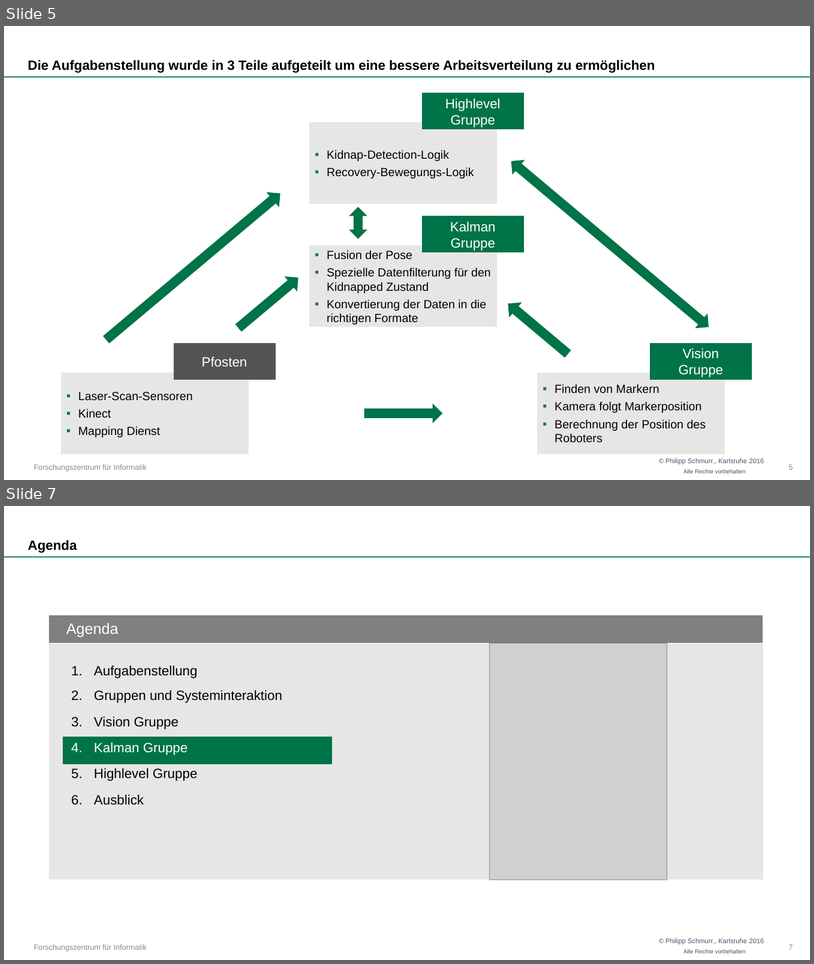
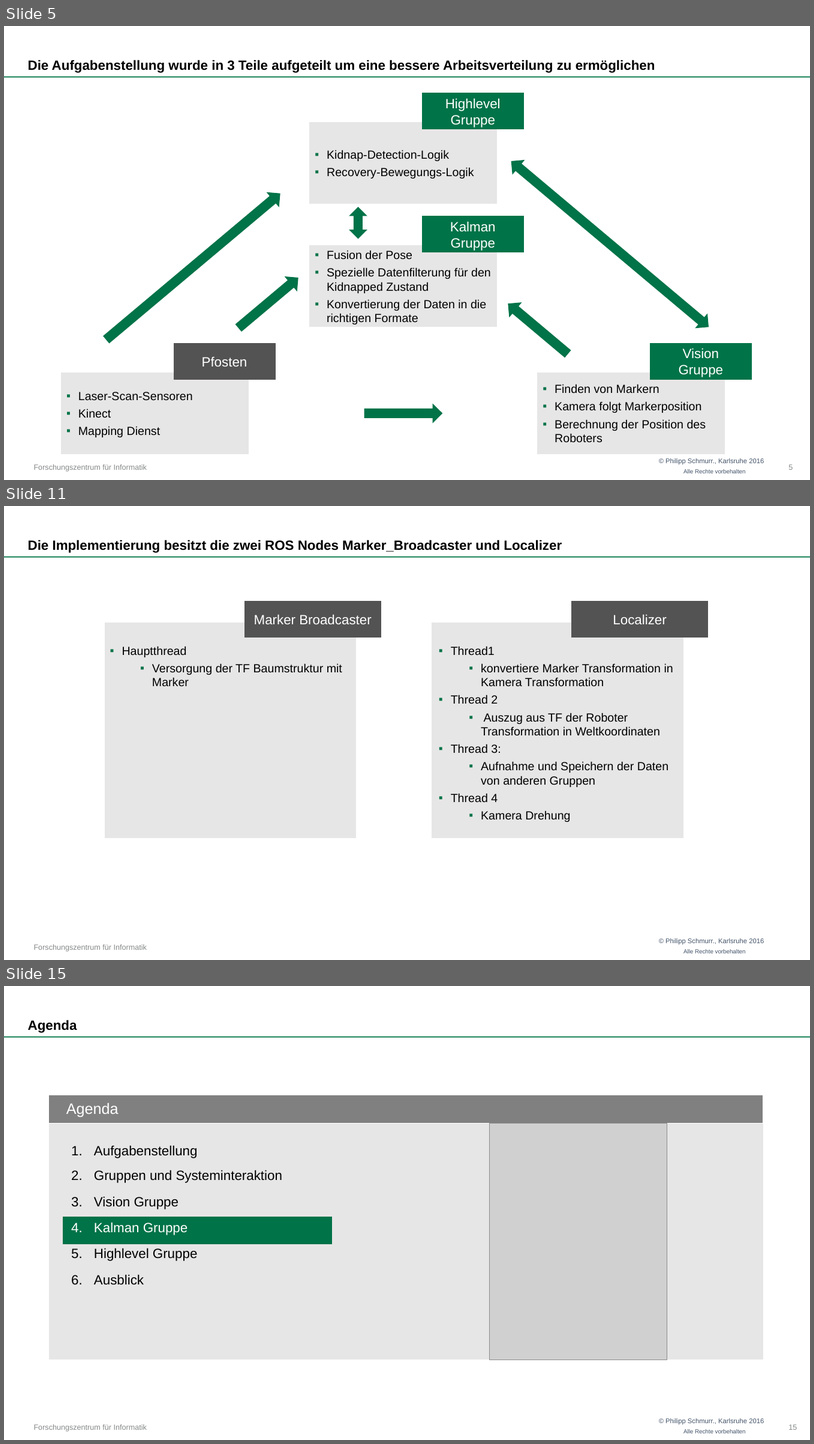
Before and after one commit to OtonoKakuei/robprak1516-documentation, a slide deck: robprak1516-presentation.pptx. Shown one above the other, each under a label of ours: slides 5 and 7 before the commit, slides 5, 11 and 15 after it; the slides between them are not shown. The pictures are 814x964 and 814x1444 pixels, drawn with LibreOffice and Linux fonts; fonts in the diff are those of the drawing; grey boxes stand for pictures; background and template pictures are left out. Boxes give left, top, right and bottom in pixels: in the first picture for what was removed or moved away, otherwise in the second. Text is boxed around its words. In the diff, an @@ line names an element or a change of style, - is before the commit and + after.

```diff
--- a/robprak1516-presentation.pptx
+++ b/robprak1516-presentation.pptx
@@ slide 11 added at bbox=[4, 506, 810, 960], background #FFFFFF; not listed: 4 template elements that a slide beside it also shows @@
@@ title added at bbox=[28, 540, 562, 553], 16 pt, text #000000, bold @@
+Die Implementierung besitzt die zwei ROS Nodes Marker_Broadcaster und Localizer
@@ rectangle added at bbox=[245, 601, 381, 637], fill #525252, outline #525252 1.5 pt, 16 pt, text #FFFFFF @@
+Marker Broadcaster
@@ rectangle added at bbox=[573, 601, 708, 637], fill #525252, outline #525252 1.5 pt, 16 pt, text #FFFFFF @@
+Localizer
@@ rectangle added at bbox=[105, 624, 356, 838], fill #E7E6E6, outline #E7E6E6 1.5 pt, 14 pt, text #000000 @@
+▪ Hauptthread
+  ▪ Versorgung der TF Baumstruktur mit Marker
@@ rectangle added at bbox=[433, 624, 683, 838], fill #E7E6E6, outline #E7E6E6 1.5 pt, 14 pt, text #000000 @@
+▪ Thread1
+  ▪ konvertiere Marker Transformation in Kamera Transformation
+▪ Thread 2
+  ▪ Auszug aus TF der Roboter Transformation in Weltkoordinaten
+▪ Thread 3:
+  ▪ Aufnahme und Speichern der Daten von anderen Gruppen
+▪ Thread 4
+  ▪ Kamera Drehung
@@ what was slide 7 is now slide 15 @@
@@ page number at bbox=[789, 1424, 797, 1429]: text changed @@
-7
+15
```
Also in this commit, not shown: 1 slide changed, 7 other slides added.
